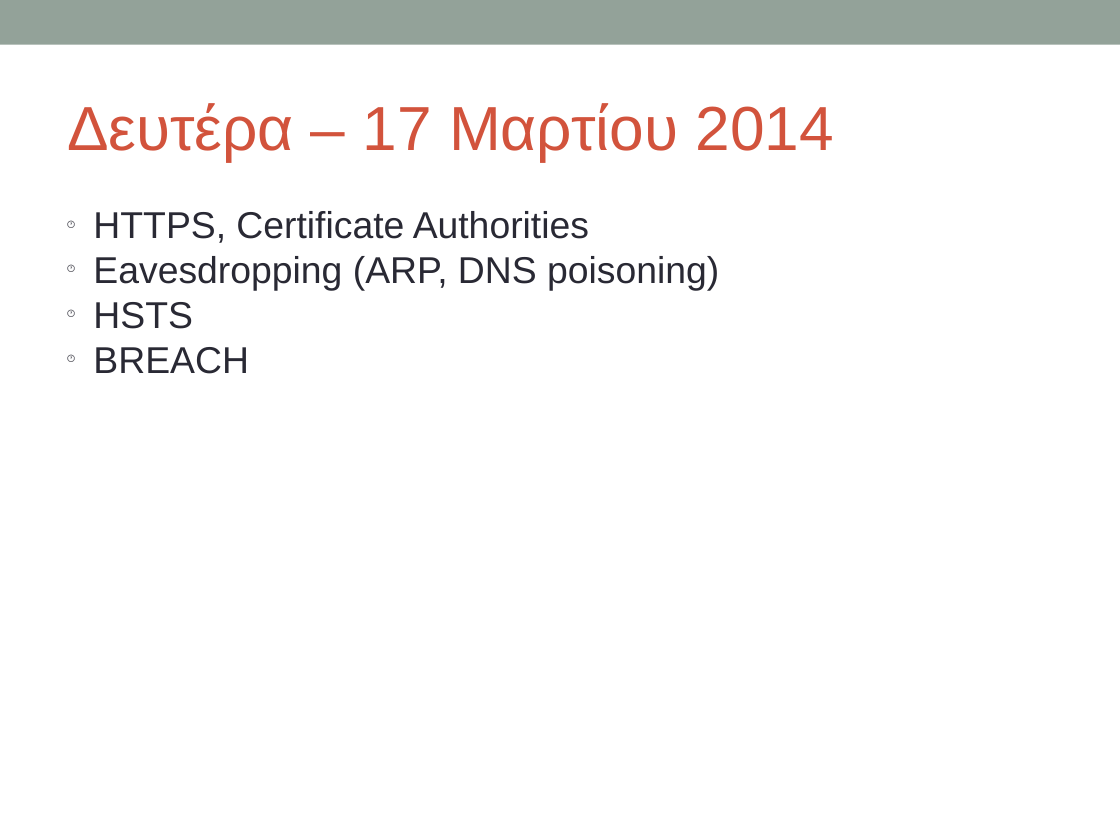
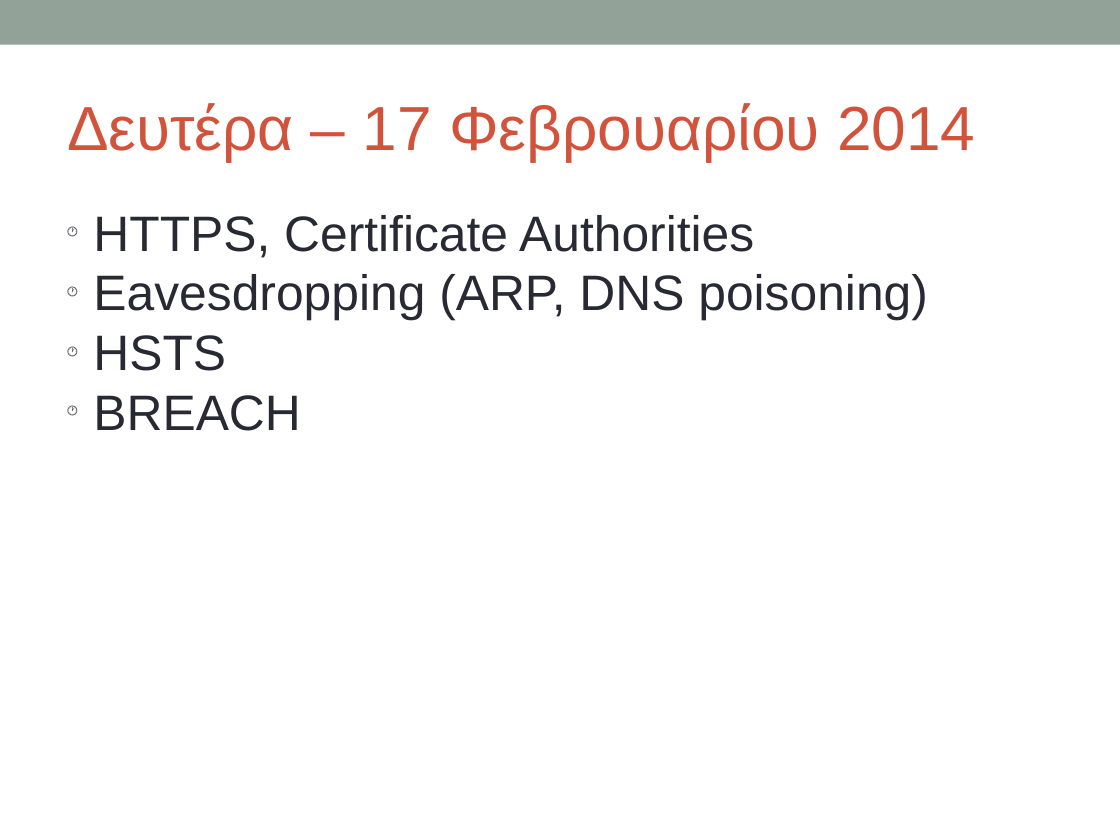
Before and after one commit to gtklocker/security-class, a slide deck: slide 5 of slides/00_administrativa.pptx. Drawn at 1120x840 pixels with LibreOffice and Linux fonts; fonts in the diff are those of the drawing. Boxes give left, top, right and bottom in pixels: in the first picture for what was removed or moved away, otherwise in the second. Text is boxed around its words. In the diff, an @@ line names an element or a change of style, - is before the commit and + after.

```diff
--- a/slides/00_administrativa.pptx
+++ b/slides/00_administrativa.pptx
@@ text at (x1=67, y1=103, x2=975, y2=162): text changed @@
-Δευτέρα – 17 Μαρτίου 2014
+Δευτέρα – 17 Φεβρουαρίου 2014
@@ text "HTTPS, Certificate Authorities" at (x1=93, y1=215, x2=928, y2=431): size 24 to 32 pt @@
```
Also in this commit, not shown: 8 other slides changed, 1 other file.
